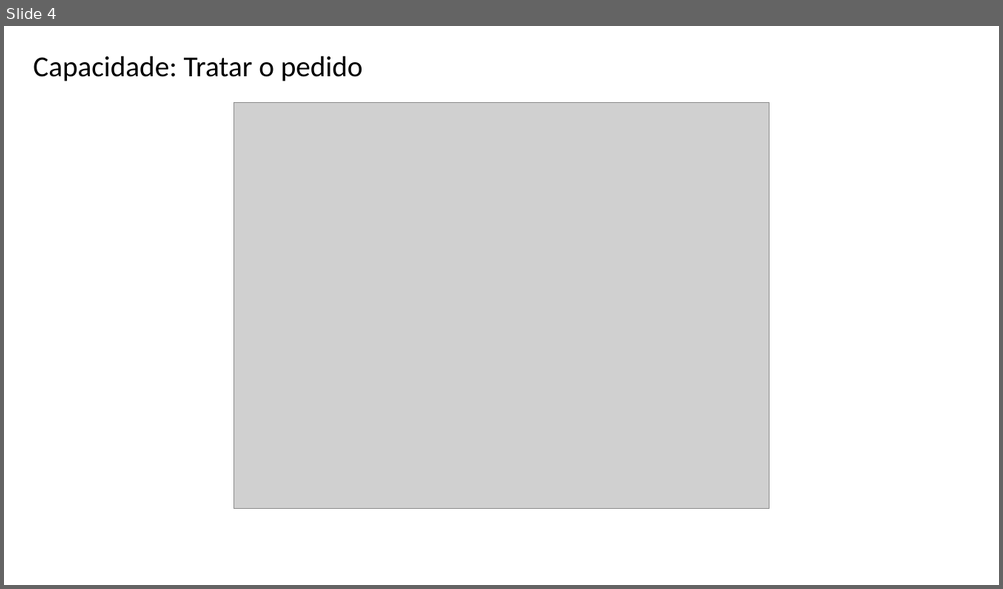
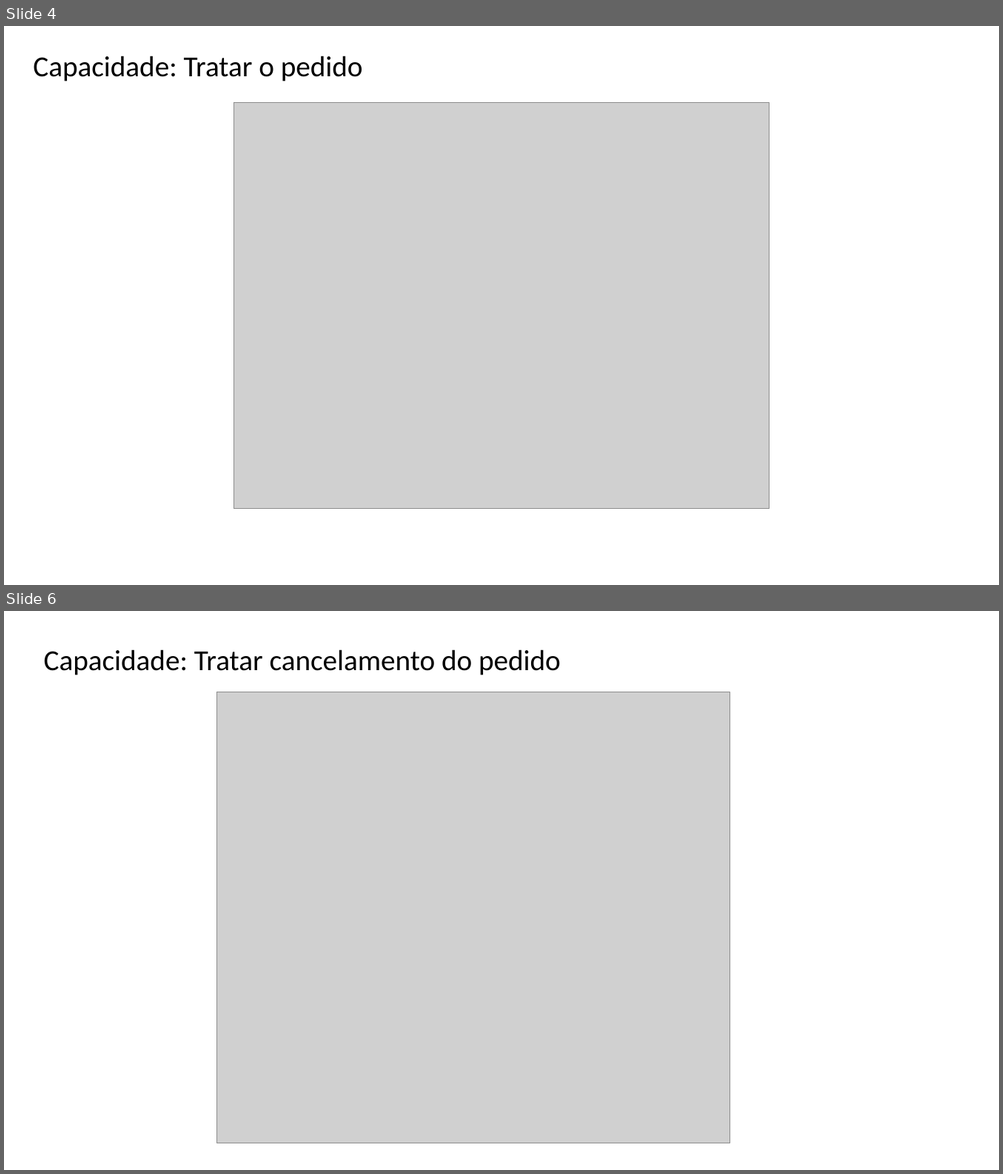
Before and after one commit to maapsystem/MaapSystem, a slide deck: artefatos/16 - DFD Essencial para cada Capacidade.pptx. Shown one above the other, each under a label of ours: slide 4 before the commit, slides 4 and 6 after it; the slides between them are not shown. The pictures are 1003x589 and 1003x1174 pixels, drawn with LibreOffice and Linux fonts; fonts in the diff are those of the drawing; grey boxes stand for pictures. Boxes give left, top, right and bottom in pixels: in the first picture for what was removed or moved away, otherwise in the second. Text is boxed around its words. In the diff, an @@ line names an element or a change of style, - is before the commit and + after.

```diff
--- a/artefatos/16 - DFD Essencial para cada Capacidade.pptx
+++ b/artefatos/16 - DFD Essencial para cada Capacidade.pptx
@@ slide 6 added at [4,611,999,1170], background #FFFFFF @@
@@ text added at [44,649,560,675], 28 pt, text #000000 @@
+Capacidade: Tratar cancelamento do pedido
@@ picture added at [217,692,731,1144] @@
```
Also in this commit, not shown: 1 slide changed, 14 other files.
